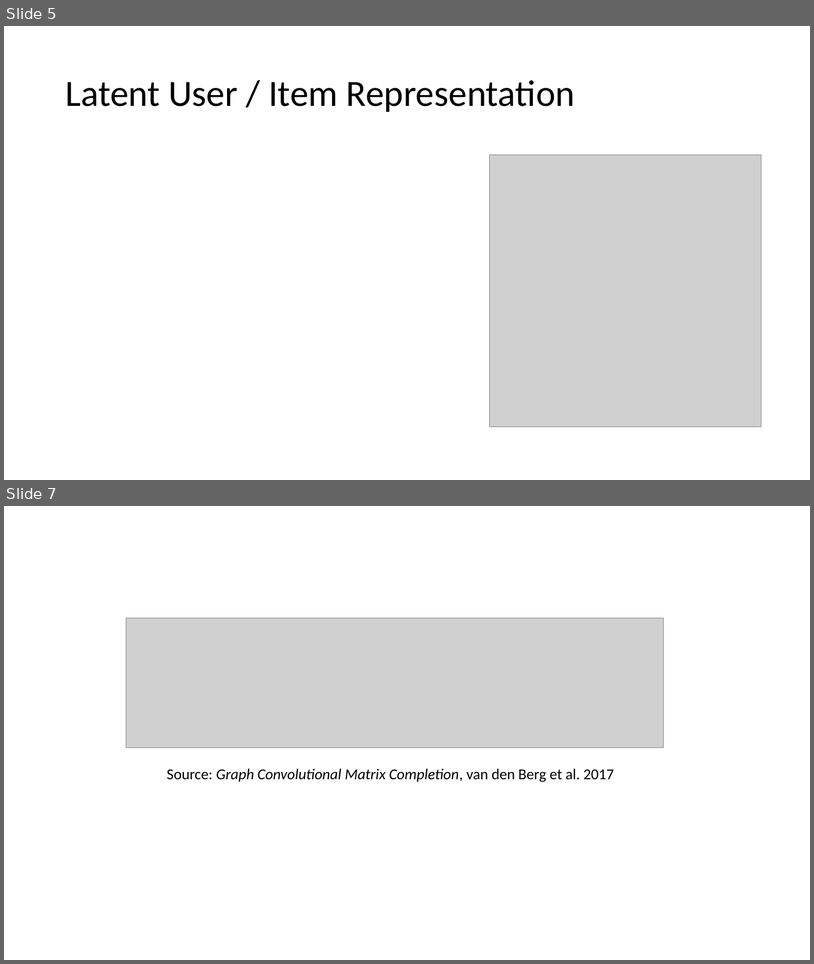
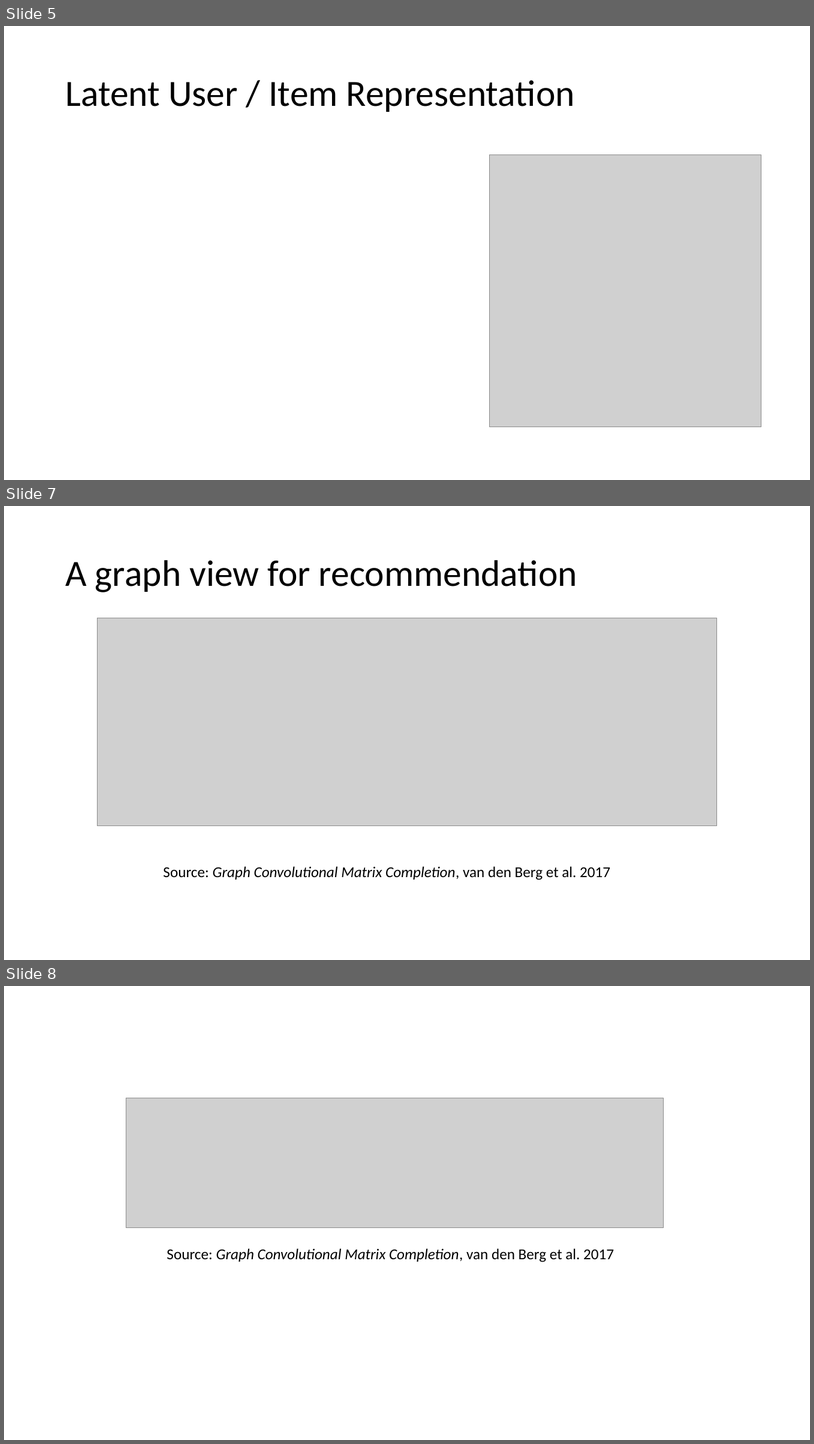
Before and after one commit to zheng-da/KDD-2019-Hands-on, a slide deck: 3_recommender_system/Rec.pptx. Shown one above the other, each under a label of ours: slides 5 and 7 before the commit, slides 5, 7 and 8 after it; the slides between them are not shown. The pictures are 814x964 and 814x1444 pixels, drawn with LibreOffice and Linux fonts; fonts in the diff are those of the drawing; grey boxes stand for pictures. Boxes give left, top, right and bottom in pixels: in the first picture for what was removed or moved away, otherwise in the second. Text is boxed around its words. In the diff, an @@ line names an element or a change of style, - is before the commit and + after.

Commit message:
update slides.

```diff
--- a/3_recommender_system/Rec.pptx
+++ b/3_recommender_system/Rec.pptx
@@ slide 7 added at [4,506,810,960], background #FFFFFF @@
@@ title added at [65,560,578,592], 44 pt, text #000000 @@
+A graph view for recommendation
@@ picture added at [97,618,717,826] @@
@@ text added at [163,866,611,880], 18 pt, text #000000, italic @@
+Source: Graph Convolutional Matrix Completion, van den Berg et al. 2017
@@ what was slide 7 is now slide 8 @@
```
